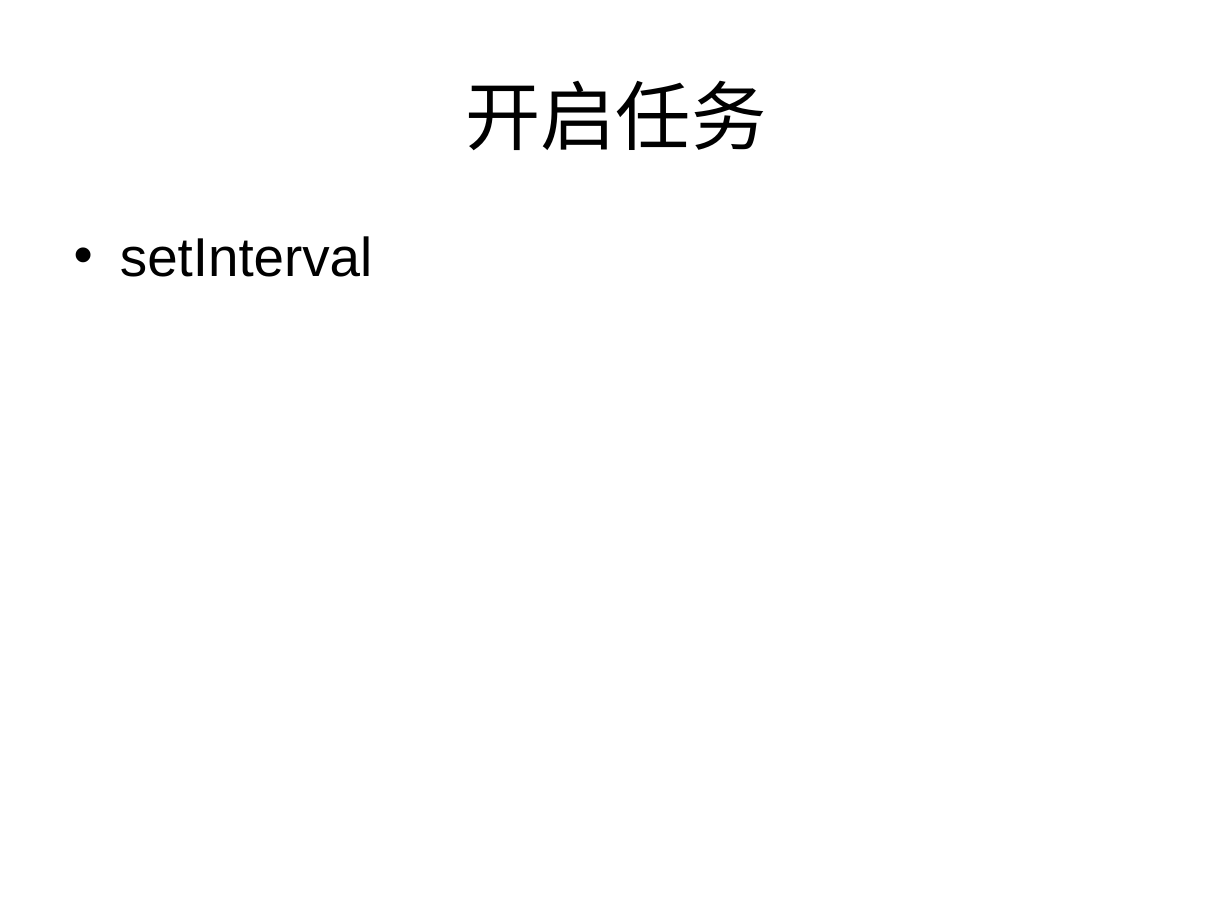
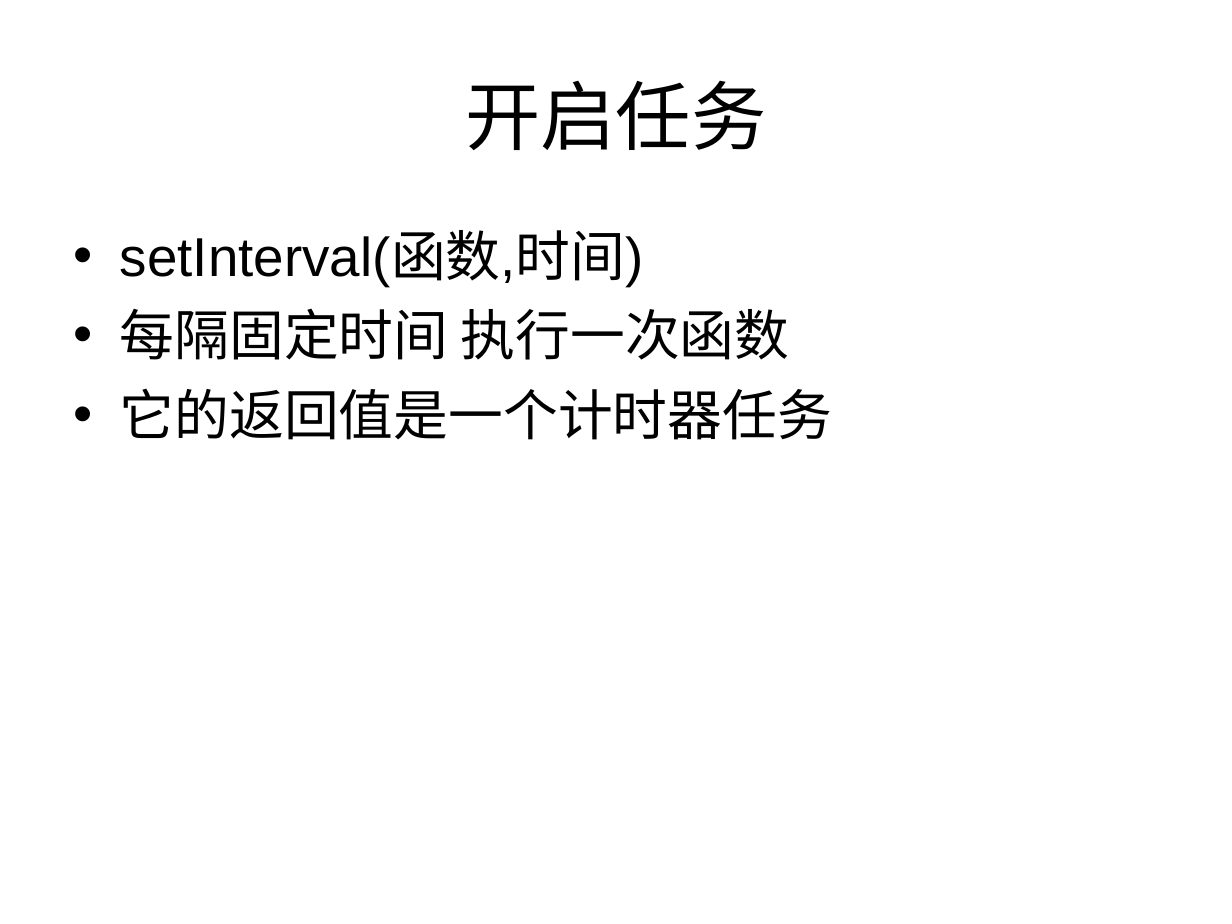
Before and after one commit to cd-vr1class/homework, a slide deck: slide 3 of ppt/7-29计时器.ppt. Drawn at 1232x924 pixels with LibreOffice and Linux fonts; fonts in the diff are those of the drawing. Boxes give left, top, right and bottom in pixels: in the first picture for what was removed or moved away, otherwise in the second. Text is boxed around its words. In the diff, an @@ line names an element or a change of style, - is before the commit and + after.

```diff
--- a/ppt/7-29计时器.ppt
+++ b/ppt/7-29计时器.ppt
@@ text at box(120, 233, 832, 440): text changed @@
-• setInterval
+• setInterval(函数,时间)
+• 每隔固定时间 执行一次函数
+• 它的返回值是一个计时器任务
```
Also in this commit, not shown: 1 other slide changed, 20 other files.
